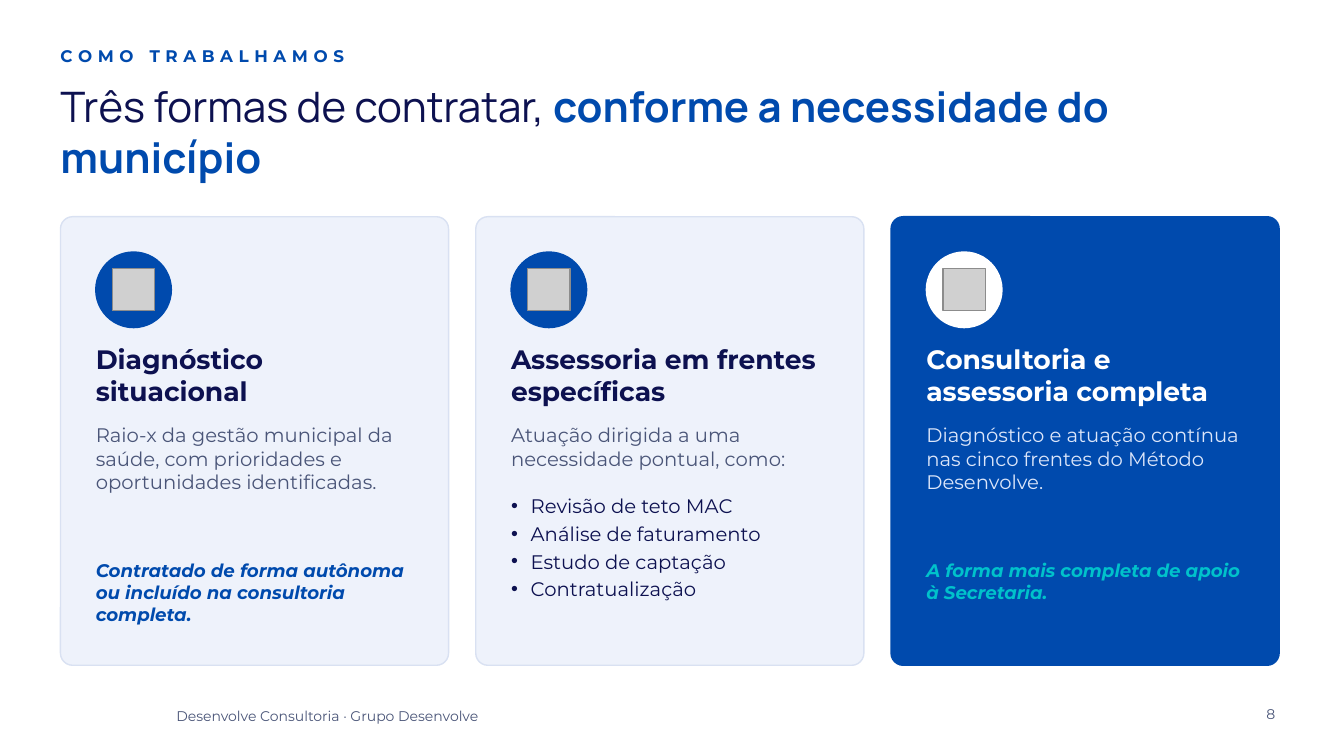
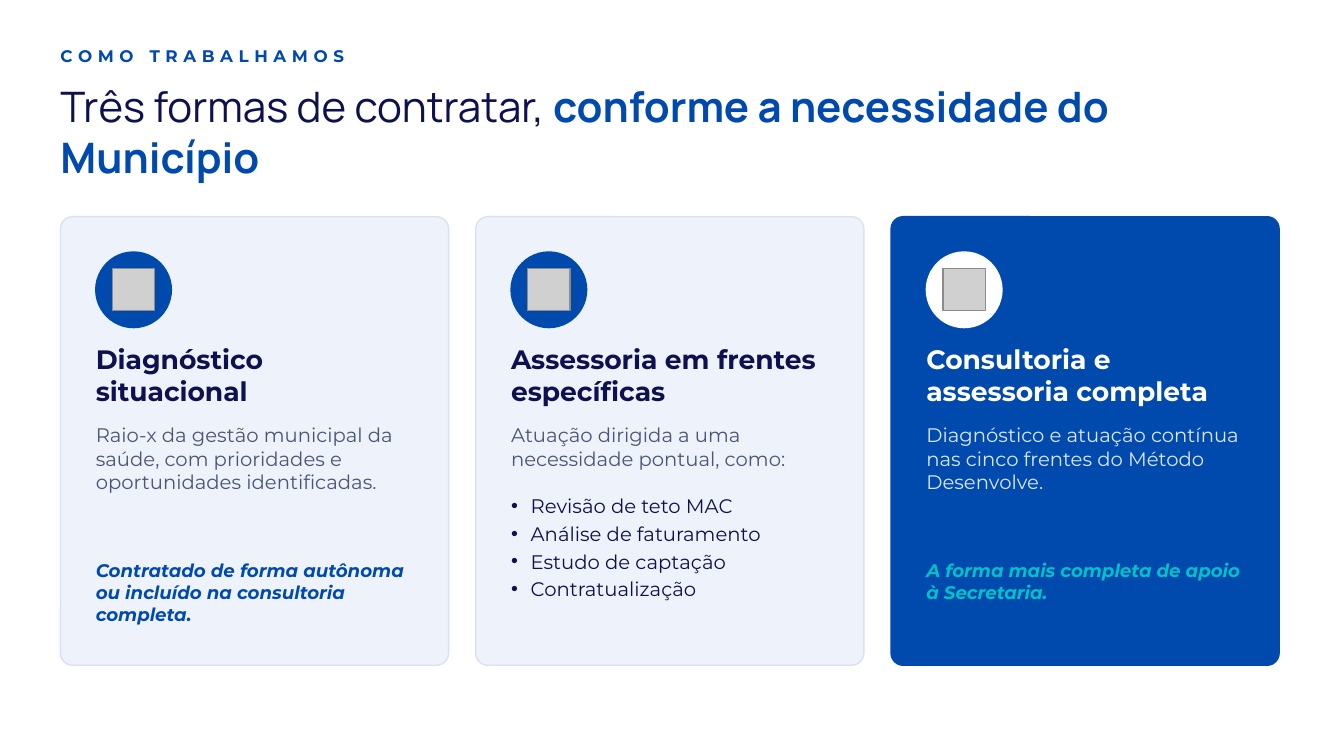
Before and after one commit to murilosantos100-hue/grupodesenvolve, a slide deck: slide 8 of apresentacoes/comercial-consultoria/Apresentacao Comercial - Desenvolve Consultoria.pptx. Drawn at 1344x756 pixels with LibreOffice and Linux fonts; fonts in the diff are those of the drawing; grey boxes stand for pictures; background and template pictures are left out. Boxes give left, top, right and bottom in pixels: in the first picture for what was removed or moved away, otherwise in the second. Text is boxed around its words. In the diff, an @@ line names an element or a change of style, - is before the commit and + after.

```diff
--- a/apresentacoes/comercial-consultoria/Apresentacao Comercial - Desenvolve Consultoria.pptx
+++ b/apresentacoes/comercial-consultoria/Apresentacao Comercial - Desenvolve Consultoria.pptx
@@ title at [60,90,1109,183]: text changed @@
-Três formas de contratar, conforme a necessidade do município
+Três formas de contratar, conforme a necessidade do Município
@@ text removed at [176,710,478,724] @@
-Desenvolve Consultoria · Grupo Desenvolve
@@ page number removed at [1266,709,1275,719] @@
-8
```
Also in this commit, not shown: 8 other slides changed, 3 other files.
